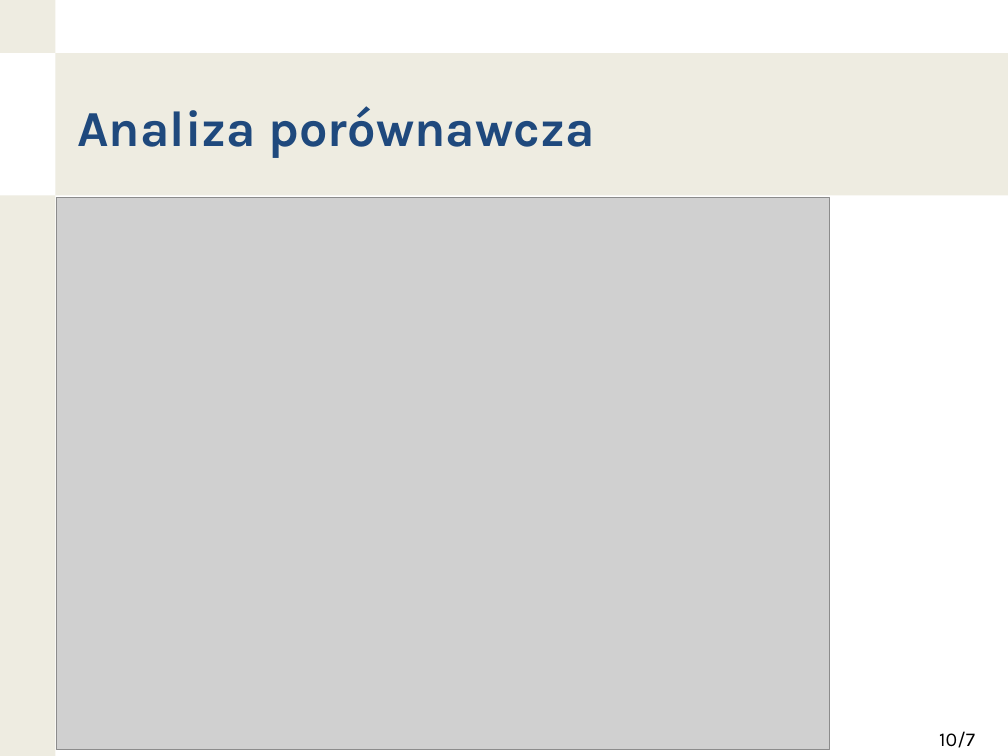
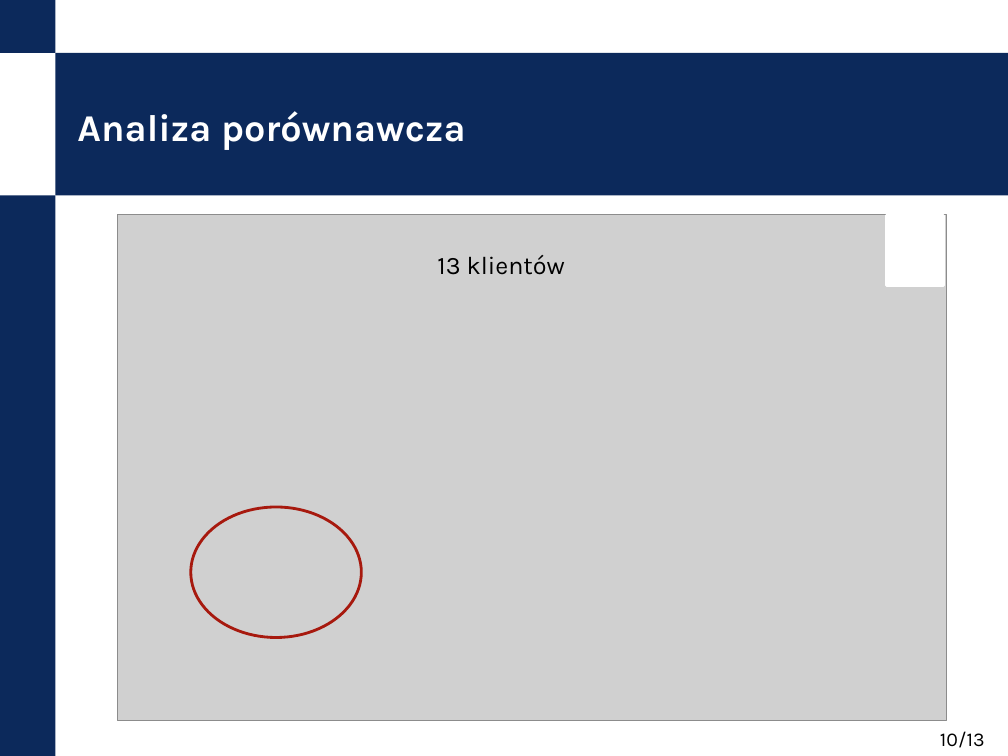
Before and after one commit to nokia-wroclaw/innovativeprojects-healthiness-of-data, a slide deck: slide 10 of KPZ_demo_prezentacja.pptx. Drawn at 1008x756 pixels with LibreOffice and Linux fonts; fonts in the diff are those of the drawing; grey boxes stand for pictures; background and template pictures are left out. Boxes give left, top, right and bottom in pixels: in the first picture for what was removed or moved away, otherwise in the second. Text is boxed around its words. In the diff, an @@ line names an element or a change of style, - is before the commit and + after.

```diff
--- a/KPZ_demo_prezentacja.pptx
+++ b/KPZ_demo_prezentacja.pptx
@@ title "Analiza porównawcza" at [77, 111, 466, 150]: size 36 to 27 pt, text colour #1F497D to #FFFFFF @@
@@ fill #EEECE1 to #0C295B in 3 elements at [0, 0, 55, 53], [55, 53, 1008, 196], [0, 196, 55, 756] @@
@@ picture: place and size @@
-picture at [56, 198, 830, 751]
+picture at [117, 215, 947, 721]
@@ rectangle added at [886, 216, 943, 286], fill #FFFFFF, outline #FFFFFF 2 pt @@
@@ text added at [437, 255, 565, 275], 18 pt, text #000000 @@
+13 klientów
@@ ellipse added at [191, 507, 361, 637], outline #A8190E 2 pt @@
@@ page number at [940, 731, 985, 748]: text changed @@
-10/7
+10/13
```
Also in this commit, not shown: 4 other slides changed, 7 slides added, 7 slides removed, 4 other files.
